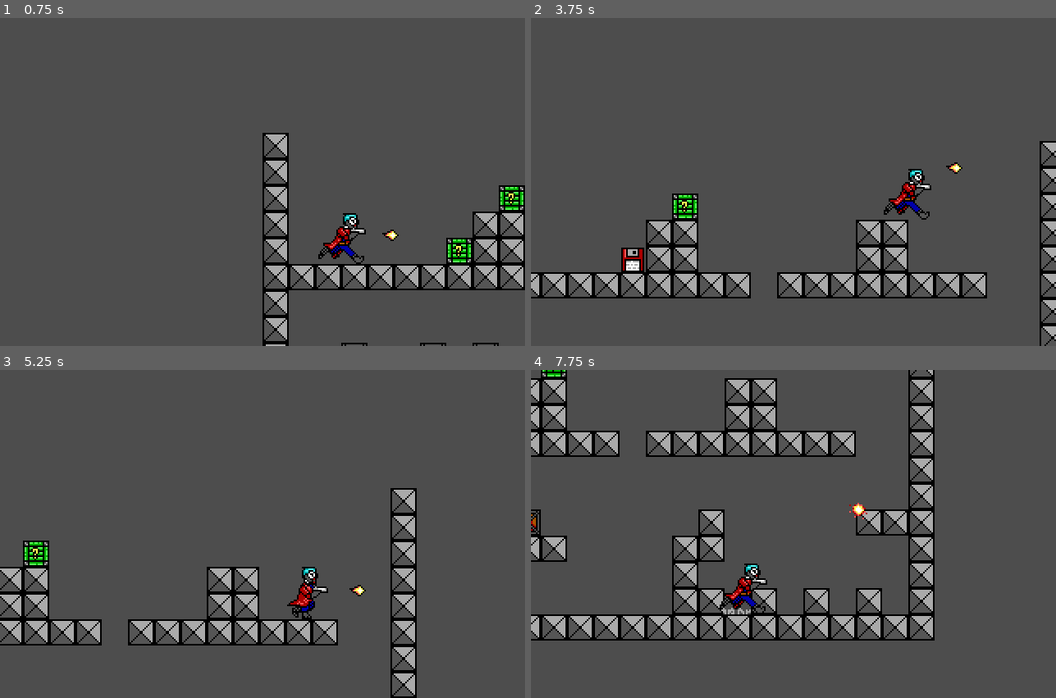
Above: before the commit, frames 1-4 (two rows, left to right).
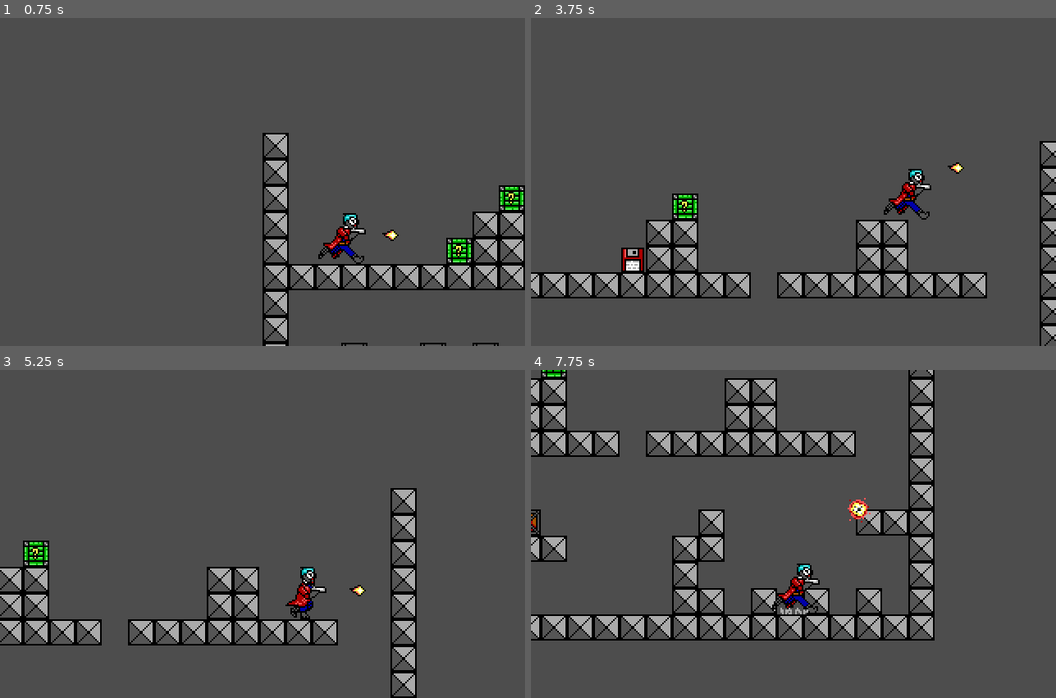
Above: after the commit, the same moments.

Repository: jucarave/nullfire
Game: Godot game, scene res://scenes/test_scene.tscn
Two runs of this game, one before a commit and one after it. Both use one fixed random seed, a clock stepped at 60 frames per second and the inputs below. The project has no main scene, so this scene is started directly.
Inputs:
- Up to frame 1 (0.75 s): hold Right (right) from 0.53 s (still down); tap A (shoot) at 0.6 s
- Up to frame 2 (3.75 s): tap D (jump) at 0.77, 1.52, 3.02 s; tap A (shoot) every 0.75 s from 1.35 to 3.6 s; release Right (right) at 2.03 s; hold Left (left) 2.03-2.78 s; hold Right (right) from 2.78 s (still down)
- Up to frame 3 (5.25 s): tap D (jump) at 3.77, 4.52 s; release Right (right) at 4.28 s; hold Left (left) 4.28-5.03 s; tap A (shoot) at 4.35, 5.1 s; hold Right (right) from 5.03 s (still down)
- Up to frame 4 (7.75 s): release Right (right) at 5.78 s; hold Left (left) 5.78-7.28 s; tap A (shoot) at 5.85, 6.6, 7.35 s; tap D (jump) at 6.02, 6.77, 7.52 s; hold Right (right) from 7.28 s (still down)

Frame 1 is identical in both runs. In frame 2, less than 0.1% of the frame differs, in the area x 79-83%, y 44-48%; in frame 3, 0.4%; in frame 4, 1.3%, in the area x 35-65%, y 39-75%.

Commit message:
feat: add a label showing the score amount the player is picking up and add that score to the game's session

Diff:
--- a/entities/effects/particle_effect.gd
+++ b/entities/effects/particle_effect.gd
@@ -1,4 +1,5 @@
 extends AnimatedSprite2D
+class_name ParticleEffect
 
 func _ready() -> void:
 	play("default")
--- a/entities/items/crate.gd
+++ b/entities/items/crate.gd
@@ -1,5 +1,4 @@
 extends StaticBody2D
-
 class_name Crate
 
 @export var frame: int = 0                                  # Passed down to the sprite, allow us to change the appearance of the sprite
@@ -13,13 +12,13 @@
 
 # Removes the crate and spawns a particle effect at the position
 func destroy() -> void:
-	var particle: DestroyedParticles = destroyed_particles.instantiate()
-	particle.global_position = global_position
-	get_tree().root.add_child(particle)
-
 	if treasure != null:
 		var new_treasure: Treasure = treasure.instantiate();
 		new_treasure.global_position = global_position
 		get_tree().root.call_deferred("add_child", new_treasure)
 
+	var particle: DestroyedParticles = destroyed_particles.instantiate()
+	particle.global_position = global_position
+	get_tree().root.call_deferred("add_child", particle)
+
 	queue_free()
--- a/entities/items/floppy_disk.tscn
+++ b/entities/items/floppy_disk.tscn
@@ -1,13 +1,16 @@
-[gd_scene load_steps=4 format=3 uid="uid://b1604fstw65q6"]
+[gd_scene load_steps=5 format=3 uid="uid://b1604fstw65q6"]
 
 [ext_resource type="Script" uid="uid://cg5qmx72vi1yk" path="res://entities/items/treasure.gd" id="1_5g5ic"]
 [ext_resource type="Texture2D" uid="uid://dfiig7qvtyec0" path="res://sprites/items.png" id="1_qcsco"]
+[ext_resource type="PackedScene" uid="uid://qj7wk8o3dsbt" path="res://entities/ui/item_score.tscn" id="2_hcbty"]
 
 [sub_resource type="RectangleShape2D" id="RectangleShape2D_5g5ic"]
 size = Vector2(16, 16)
 
 [node name="FloppyDisk" type="Area2D"]
 script = ExtResource("1_5g5ic")
+score = 100
+item_score = ExtResource("2_hcbty")
 
 [node name="Sprite2D" type="Sprite2D" parent="."]
 texture_filter = 1
--- /dev/null
+++ b/entities/items/neuro_brain.tscn
@@ -0,0 +1,28 @@
+[gd_scene load_steps=5 format=3 uid="uid://b5eu68d23nenh"]
+
+[ext_resource type="Script" uid="uid://cg5qmx72vi1yk" path="res://entities/items/treasure.gd" id="1_ciar1"]
+[ext_resource type="PackedScene" uid="uid://qj7wk8o3dsbt" path="res://entities/ui/item_score.tscn" id="2_7nw5j"]
+[ext_resource type="Texture2D" uid="uid://dfiig7qvtyec0" path="res://sprites/items.png" id="2_mqlij"]
+
+[sub_resource type="RectangleShape2D" id="RectangleShape2D_5g5ic"]
+size = Vector2(16, 16)
+
+[node name="NeuroBrian" type="Area2D"]
+script = ExtResource("1_ciar1")
+score = 250
+item_score = ExtResource("2_7nw5j")
+
+[node name="Sprite2D" type="Sprite2D" parent="."]
+texture_filter = 1
+texture_repeat = 1
+position = Vector2(0.5, -8)
+texture = ExtResource("2_mqlij")
+region_enabled = true
+region_rect = Rect2(96, 0, 16, 16)
+
+[node name="CollisionShape2D" type="CollisionShape2D" parent="."]
+position = Vector2(0, -8)
+shape = SubResource("RectangleShape2D_5g5ic")
+
+[connection signal="body_entered" from="." to="." method="_on_body_entered"]
+[connection signal="body_exited" from="." to="." method="_on_body_exited"]
--- a/entities/items/treasure.gd
+++ b/entities/items/treasure.gd
@@ -1,9 +1,12 @@
 extends Area2D
 class_name Treasure
 
-const PICK_DISTANCE: float = 4
+const PICK_DISTANCE: float = 8
 
 var player_node: Node2D = null
+
+@export var score: int
+@export var item_score: PackedScene
 
 func _on_body_entered(body: Node2D) -> void:
 	if body.is_in_group("player"):
@@ -13,10 +16,20 @@
 	if body.is_in_group("player"):
 		player_node = null
 
+# Creates a ui label showing the value of the treasure
+func spawn_score() -> void:
+	var score_entity: ItemScore = item_score.instantiate()
+	score_entity.global_position = global_position
+	score_entity.set_text(str(score))
+	get_tree().root.add_child(score_entity)
+
 func _process(_delta: float) -> void:
 	# Instead of destroying the item when the player collides with it I want to
 	# make sure that the player is close by
 	if player_node != null:
 		var dx: float = abs(player_node.global_position.x - global_position.x)
 		if dx <= PICK_DISTANCE:
+			spawn_score()
 			queue_free()
+
+			GameSession.get_instance().score += score
--- a/entities/player.gd
+++ b/entities/player.gd
@@ -100,7 +100,7 @@
 # are falling or jumping
 func process_sprite(delta: float) -> void:
 	if is_animation_busy:
-		return;
+		return
 
 	var sprite_suffix: String = ""
 
@@ -143,10 +143,6 @@
 	process_sprite(delta)
 
 func _physics_process(_delta: float) -> void:
-	# This is to prevent the frictioninig sliding on walls
-	if is_on_wall() and velocity.y > 0:
-		velocity.x = 0
-
 	if not is_on_floor():
 		was_on_floor = false
 		velocity.y += gravity
--- a/entities/projectile.gd
+++ b/entities/projectile.gd
@@ -1,13 +1,13 @@
 extends Area2D
 class_name Projectile
+
+signal on_destroy()
 
 @export var time_to_live: float = 0.6                 # In seconds, to prevent bullets flying across the map
 @export var velocity: float = 256
 @export var collision_particles_scene: PackedScene
 
 @onready var sprite: Sprite2D = $Sprite2D
-
-signal on_destroy()
 
 # Flips the sprite and sets its position relative to the
 # shooter depending if it's looking to the left or right
--- /dev/null
+++ b/entities/ui/item_score.gd
@@ -0,0 +1,15 @@
+extends Node2D
+class_name ItemScore
+
+@export var speed: float = 48
+@export var time_to_live: float = 2
+
+func set_text(text: String) -> void:
+	($Label as Label).text = text
+
+func _process(delta: float) -> void:
+	position.y -= speed * delta
+
+	time_to_live -= delta
+	if time_to_live <= 0:
+		queue_free()
--- /dev/null
+++ b/entities/ui/item_score.tscn
@@ -0,0 +1,25 @@
+[gd_scene load_steps=4 format=3 uid="uid://qj7wk8o3dsbt"]
+
+[ext_resource type="FontFile" uid="uid://evkr6ae8xpy1" path="res://sprites/item_score_font.png" id="1_ly1s4"]
+[ext_resource type="Script" uid="uid://dlsugnemddvxt" path="res://entities/ui/item_score.gd" id="2_t2hpf"]
+
+[sub_resource type="LabelSettings" id="LabelSettings_fva34"]
+font = ExtResource("1_ly1s4")
+font_color = Color(0.333333, 0.333333, 1, 1)
+
+[node name="ItemScore" type="Node2D"]
+script = ExtResource("2_t2hpf")
+
+[node name="Label" type="Label" parent="."]
+texture_filter = 1
+texture_repeat = 1
+offset_left = -10.0
+offset_top = -6.0
+offset_right = 30.0
+offset_bottom = 17.0
+scale = Vector2(0.5, 0.5)
+size_flags_horizontal = 4
+text = "0"
+label_settings = SubResource("LabelSettings_fva34")
+horizontal_alignment = 1
+vertical_alignment = 1
--- a/scenes/test_scene.tscn
+++ b/scenes/test_scene.tscn
@@ -1,10 +1,11 @@
-[gd_scene load_steps=6 format=3 uid="uid://7115xnc7gxmy"]
+[gd_scene load_steps=7 format=3 uid="uid://7115xnc7gxmy"]
 
 [ext_resource type="PackedScene" uid="uid://bp5i70pyp0jr0" path="res://entities/player.tscn" id="1_j8ivh"]
 [ext_resource type="PackedScene" uid="uid://bgbphhhxbtoby" path="res://tile_maps/test_tile_map.tscn" id="1_nd71p"]
 [ext_resource type="PackedScene" uid="uid://co3pk1lrdl1hi" path="res://entities/camera.tscn" id="3_nd71p"]
 [ext_resource type="PackedScene" uid="uid://c6rt5iatvhxl0" path="res://entities/items/crate.tscn" id="4_7ddre"]
 [ext_resource type="PackedScene" uid="uid://b1604fstw65q6" path="res://entities/items/floppy_disk.tscn" id="5_qjeyg"]
+[ext_resource type="PackedScene" uid="uid://b5eu68d23nenh" path="res://entities/items/neuro_brain.tscn" id="6_3qnke"]
 
 [node name="TestScene" type="Node2D"]
 
@@ -22,6 +23,7 @@
 
 [node name="Crate2" parent="." instance=ExtResource("4_7ddre")]
 position = Vector2(152, 48)
+treasure = ExtResource("6_3qnke")
 
 [node name="Crate3" parent="." instance=ExtResource("4_7ddre")]
 position = Vector2(136, 144)
--- /dev/null
+++ b/scripts/game_session.gd
@@ -0,0 +1,11 @@
+class_name GameSession
+
+static var instance: GameSession
+
+var score: int = 0                       # The player's score in their game session
+
+static func get_instance() -> GameSession:
+	if instance == null:
+		instance = GameSession.new()
+
+	return instance
Not shown, changed: design/tasks.txt
Not shown, added: entities/ui/item_score.gd.uid
Not shown, added: scripts/game_session.gd.uid
Binary file added: sprites/item_score_font.png
Not shown, added: sprites/item_score_font.png.import
Binary file changed: sprites/items.png
